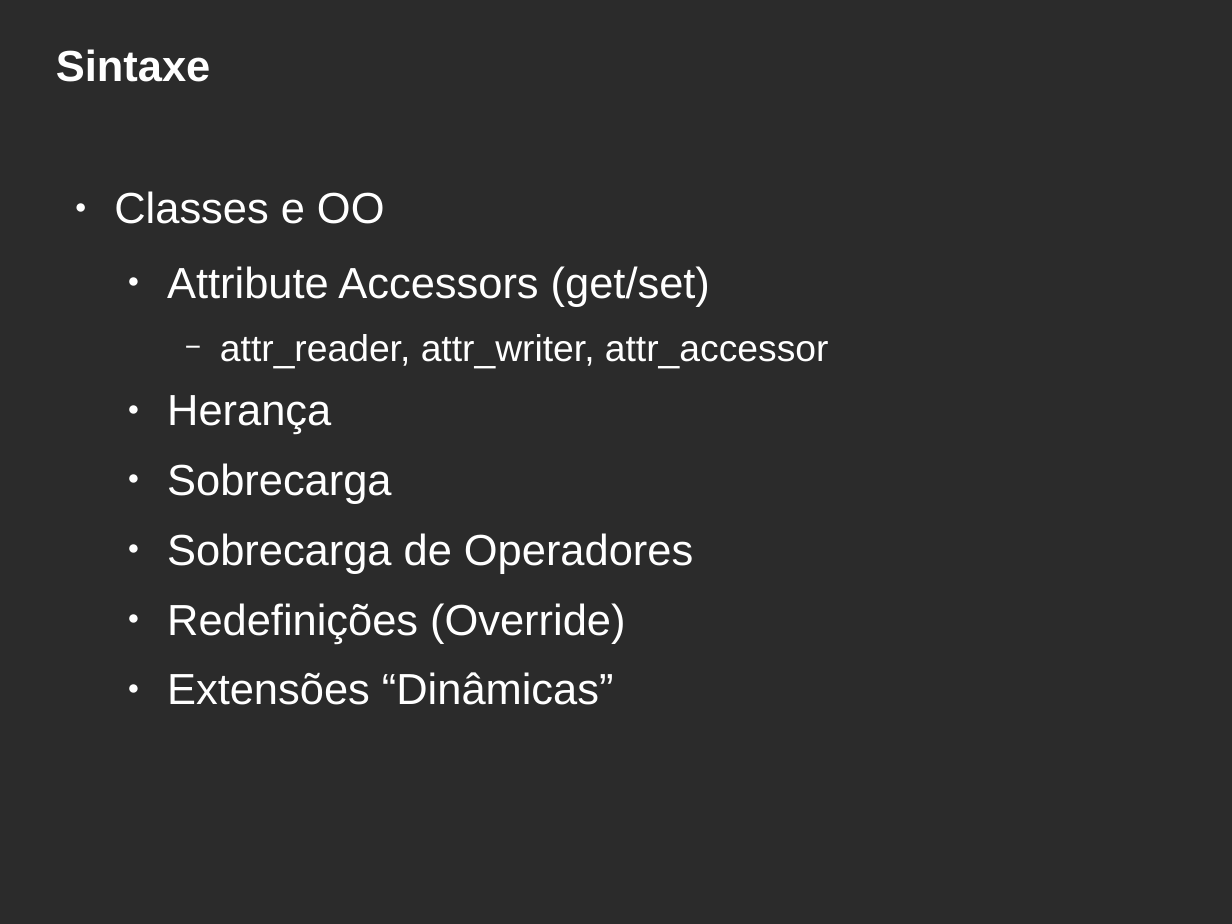
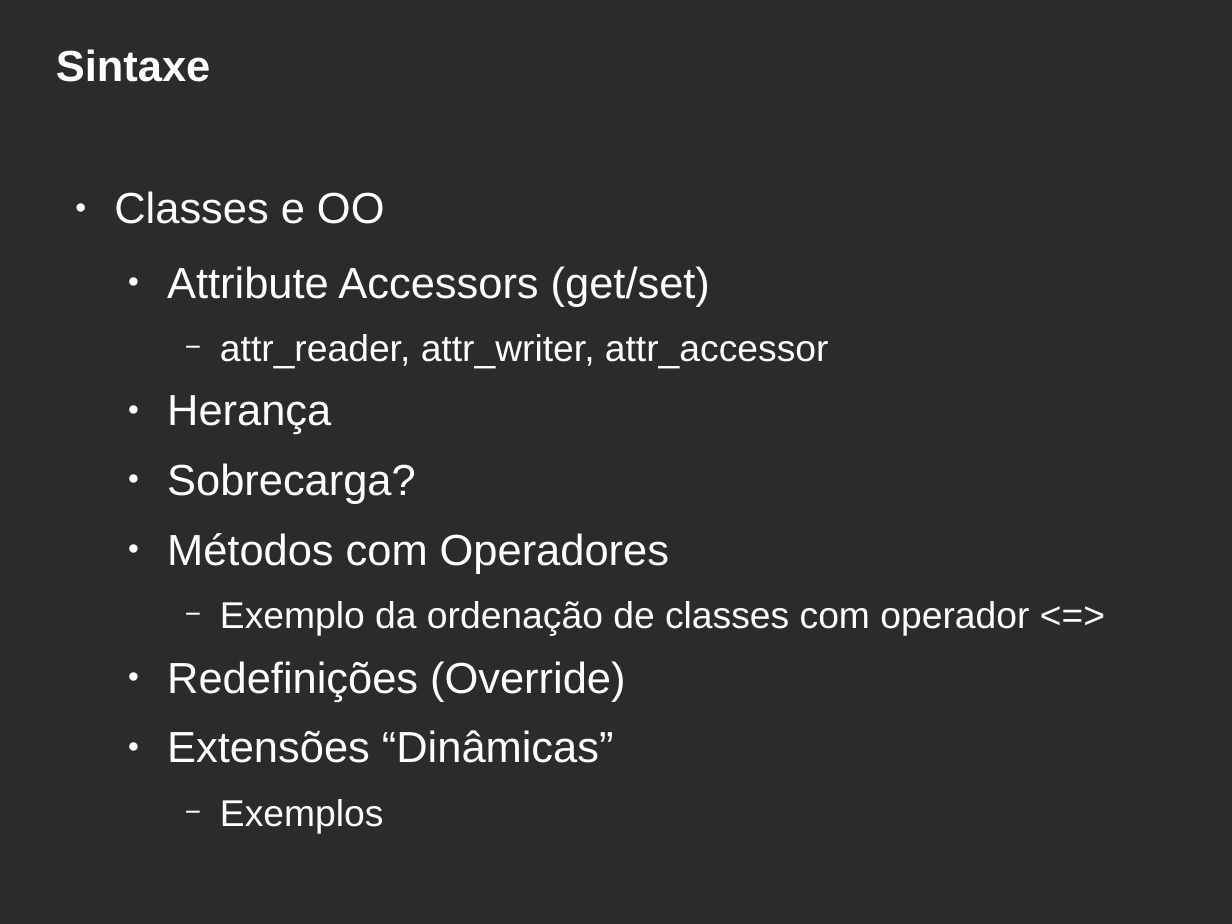
Before and after one commit to hbobenicio/ruby-examples, a slide deck: slide 25 of apresentacao-ruby.odp. Drawn at 1232x924 pixels with LibreOffice and Linux fonts; fonts in the diff are those of the drawing; background and template pictures are left out; a plain dark background stands for a picture behind light text. Boxes give left, top, right and bottom in pixels: in the first picture for what was removed or moved away, otherwise in the second. Text is boxed around its words. In the diff, an @@ line names an element or a change of style, - is before the commit and + after.

```diff
--- a/apresentacao-ruby.odp
+++ b/apresentacao-ruby.odp
@@ text at (x1=114, y1=191, x2=1029, y2=763): paragraph added @@
+    − Exemplos
@@ text at (x1=167, y1=463, x2=1029, y2=636): text changed; size 28 to 24 pt @@
-  ● Sobrecarga
-  ● Sobrecarga de Operadores
+  ● Sobrecarga?
+  ● Métodos com Operadores
+    − Exemplo da ordenação de classes com operador <=>
```
Also in this commit, not shown: 4 other slides changed, 6 other files.
